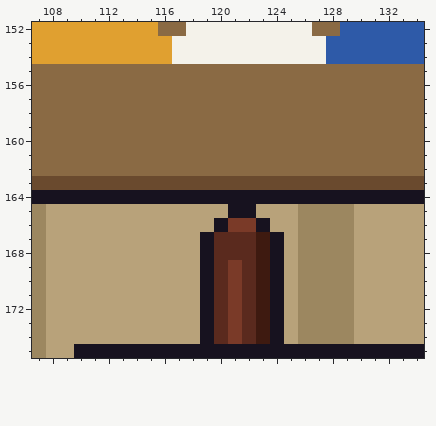
Edited in one commit: pixel-art file (office/site_trailer_office_a.aseprite). This is how it looked before the edit.
320x320 pixels, 1 frame. Colours within 5 levels of each other are drawn and written as one. Shown: x 107..134, y 152..175.
And afterwards:
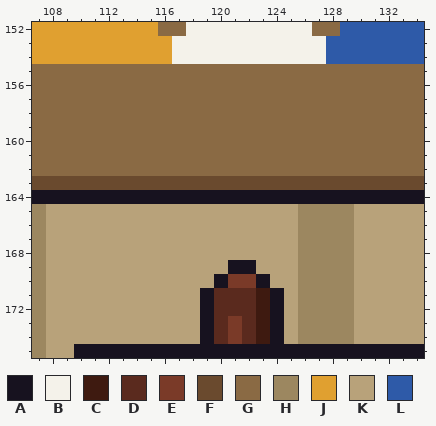
Palette (. is transparent): A #17121f  B #f4f2ea  C #3e1a10  D #5a2a1e  E #7a3a28  F #6a4a2e  G #8a6a44  H #9c8760  J #e0a030  K #b8a27a  L #2e5aa8
From old to new:
Layer "Chair":
Colour C becomes colour A in row 170 at x 123.
Colour D becomes colour A in row 169 at x 122; in row 170 at x 120.
Colour E becomes colour A in row 169 at x 121.
Colour E becomes colour D in rows 171 to 172 at x 121.
Colour D becomes colour E in row 170 at x 122.
Colour A becomes colour K in row 165 at x 121 to 122; in row 166 at x 120 and 123; in rows 167 to 170 at x 119 and 124.
Colour C becomes colour K in rows 167 to 169 at x 123.
Colour D becomes colour K in rows 167 to 168 at x 120 to 122; in row 169 at x 120.
Colour E becomes colour K in row 166 at x 121 to 122.
Changed places in both pictures, as pixel boxes (x1, y1, x2, y2):
changed: (200, 204, 284, 316)
